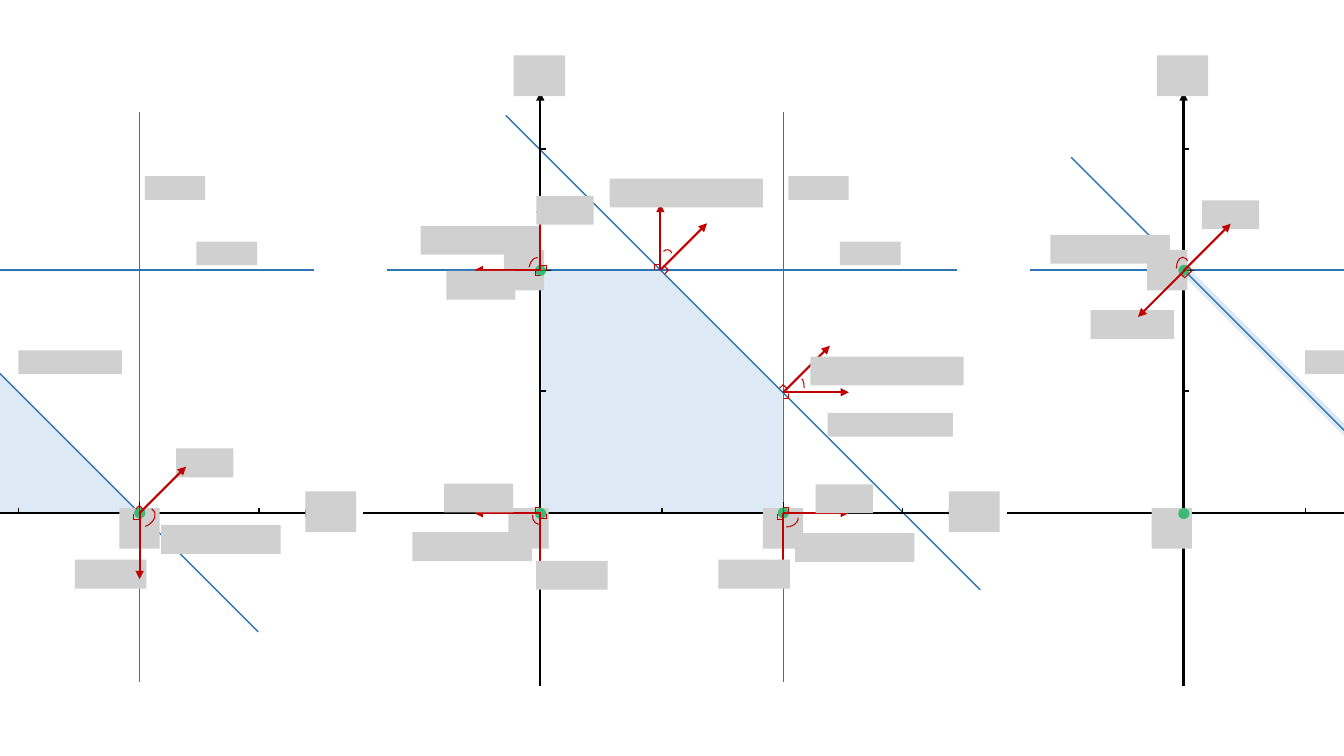
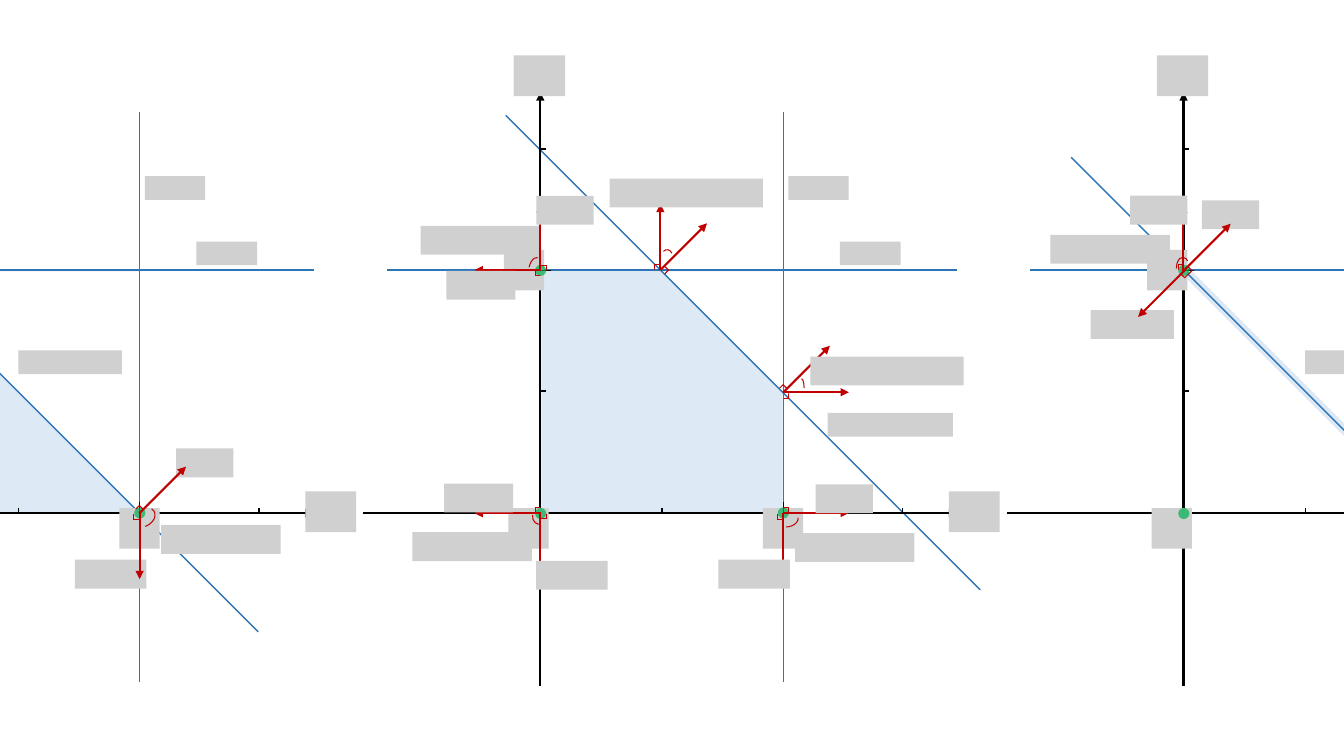
Before and after one commit to khalil-research/CaVE, a slide deck: slide 6 of images/axis.pptx. Drawn at 1344x756 pixels with LibreOffice and Linux fonts; fonts in the diff are those of the drawing; grey boxes stand for pictures; background and template pictures are left out. Boxes give left, top, right and bottom in pixels: in the first picture for what was removed or moved away, otherwise in the second. Text is boxed around its words. In the diff, an @@ line names an element or a change of style, - is before the commit and + after.

```diff
--- a/images/axis.pptx
+++ b/images/axis.pptx
@@ picture added at (x1=1130, y1=196, x2=1188, y2=225) @@
@@ arrow added from (1184, 271) to (1184, 205), #C00000 1.5 pt @@
@@ corner added at (x1=1179, y1=264, x2=1184, y2=269), fill #C00000, outline #C00000 0.75 pt @@
```
Also in this commit, not shown: 1 other file.
